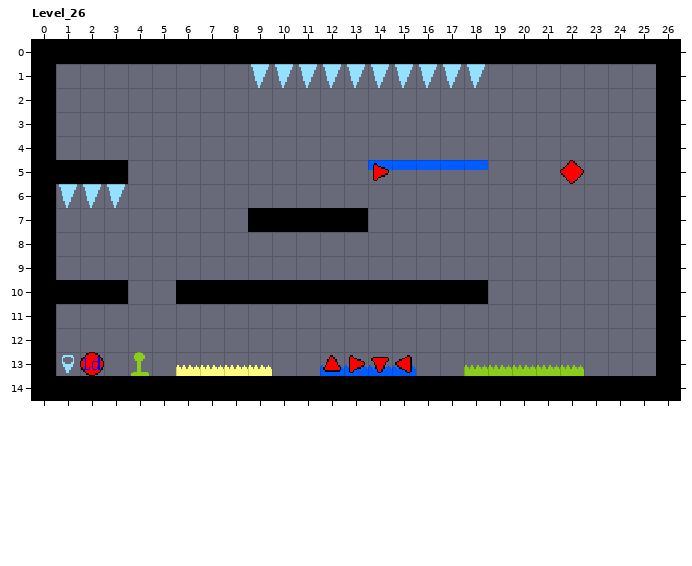
LDtk project: Assets/Monet/LDtk/Demo/Demo.ldtk. This is how it looked before the edit.
Cells are 16x16 px. Shown: Level_26 x 0..26, y 0..14. The commit also changed other parts of the map, which this record leaves out.
After:
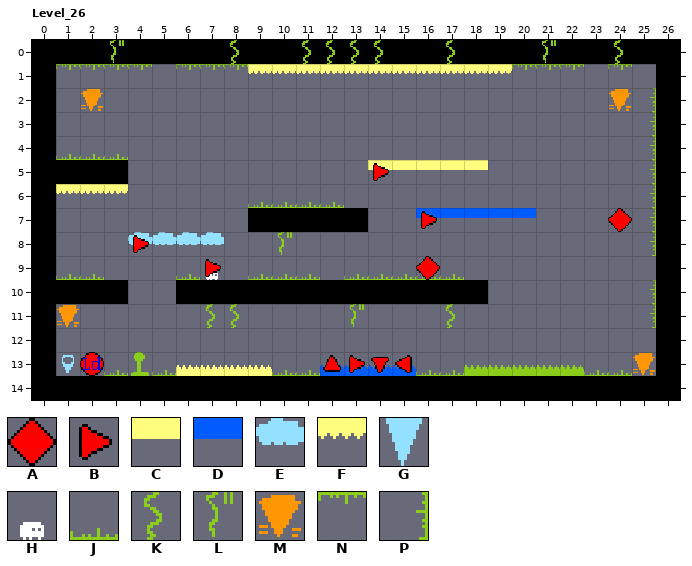
Key: from "Controls": A 1, B 5; from "Entities": C 72, D 73, E 76, F 91, G 96, H 144, J 288, K 289, L 290, M 291, N 306, P 308.
_ is an empty cell.
The edit:
Layer "Entities":
The author changed tile D to tile C in row 5 at x 14 to 18.
Tile D now appears in row 7 at x 16 to 20.
Tile E now appears in row 8 at x 4 to 7.
The author changed tile G to tile F in row 1 at x 9 to 18; in row 6 at x 1 to 3.
Tile F now appears in row 1 at x 19.
Tile H now appears in row 9 at x 7.
Tile J now appears in row 4 at x 1 to 3; in row 6 at x 9 to 12; in row 9 at x 1 to 2, 6, 9 to 11 and 13 to 17; in row 13 at x 3, 5, 10 to 11, 16 to 17 and 23 to 24.
Tile K now appears in row 0 at x 8, 11 to 14, 17 and 24; in row 11 at x 7 to 8 and 17.
Tile L now appears in row 0 at x 3 and 21; in row 8 at x 10; in row 11 at x 13.
Tile M now appears in row 2 at x 2 and 24; in row 11 at x 1; in row 13 at x 25.
Tile N now appears in row 1 at x 1 to 4, 6 to 8, 20 to 22 and 24.
Tile P now appears in rows 2 to 8 at x 25; in rows 10 to 11 at x 25.
Layer "Controls":
Tile A now appears in row 7 at x 24; in row 9 at x 16.
Tile B now appears in row 7 at x 16; in row 8 at x 4; in row 9 at x 7.
The author cleared tile A in row 5 at x 22.
